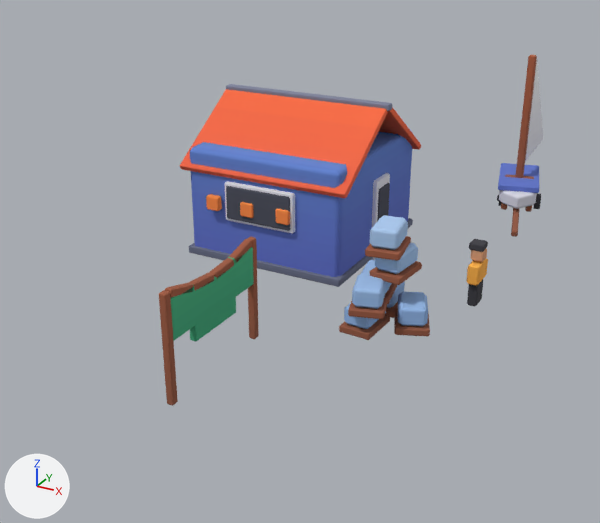
The glTF model public/assets/toycar/set-crab-pots.glb: old version first, new version second.
Rendered twice from a camera (50 mm lens) standing at (2.72, -6.5, 3.0) and looking at (-0.3, -1.01, 0.26). Arrows for +X, +Y and +Z are at lower left; the lights stay in place. The picture after the commit comes second. Vertices at exactly the same position are counted once.

The older version as bpy lines, for what is in view:
```python
me_anim_watch_r_22_d_70_fisher = bpy.data.meshes.new('anim_watch:r=22:d=70#fisher')
me_anim_watch_r_22_d_70_fisher.from_pydata(...)  # 96 vertices, 176 faces; spans x -0.07..0.055, y -0.12..0.12, z 0.0..0.53
me_anim_watch_r_22_d_70_fisher.materials.append(mat_colormap)  # picture img_colormap_png
me_landing = bpy.data.meshes.new('landing')
me_landing.from_pydata(...)  # 1166 vertices, 2132 faces; spans x -0.82..1.82, y -2.93..2.5, z -0.51..1.1
me_landing.materials.append(mat_colormap)  # picture img_colormap_png
ob_anim_watch_r_22_d_70_fisher = bpy.data.objects.new('anim_watch:r=22:d=70#fisher', me_anim_watch_r_22_d_70_fisher)
ob_anim_watch_r_22_d_70_fisher.location = (1.05, -0.55, 0.0)
ob_landing = bpy.data.objects.new('landing', me_landing)
ob_landing.location = (-0.8, 0.0, 0.5)
```
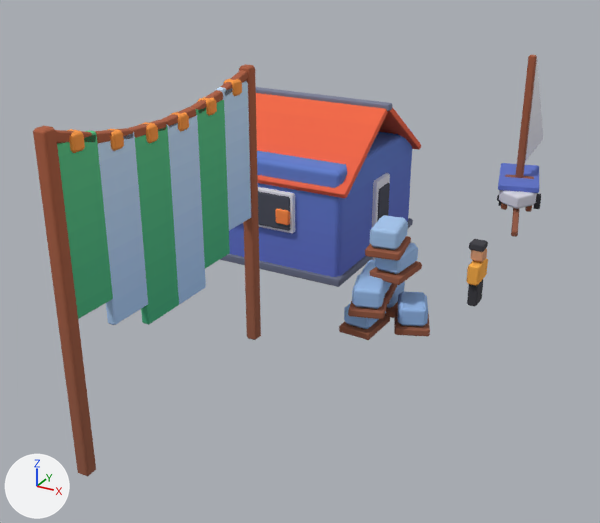
Boxes [x1, y1, x2, y2] around the edits, measured in the pictures (600 x 523 px; the box of a moved part takes in the faces that stretch with it):
```json
{"object": "landing", "change": "reshaped", "before": [159, 55, 543, 406], "after": [33, 55, 543, 476], "on screen": "33% wider, 20% taller"}
{"part": 1, "of": "me_landing", "change": "added", "after": [128, 120, 166, 138]}
{"part": 2, "of": "me_landing", "change": "added", "after": [95, 128, 133, 144]}
{"part": 3, "of": "me_landing", "change": "added", "after": [55, 130, 96, 143]}
{"part": 4, "of": "me_landing", "change": "added", "after": [169, 112, 189, 132]}
{"part": 5, "of": "me_landing", "change": "added", "after": [135, 125, 179, 325], "on screen": "green"}
{"part": 6, "of": "me_landing", "change": "added", "after": [139, 122, 158, 144]}
{"part": 7, "of": "me_landing", "change": "added", "after": [98, 132, 148, 325], "on screen": "blue"}
{"part": 8, "of": "me_landing", "change": "added", "after": [108, 129, 124, 151]}
{"part": 9, "of": "me_landing", "change": "added", "after": [57, 130, 113, 319], "on screen": "green"}
{"part": 10, "of": "me_landing", "change": "added", "after": [67, 129, 85, 153]}
{"part": 11, "of": "me_landing", "change": "moved or reshaped", "before": [159, 237, 259, 406], "after": [33, 64, 261, 476]}
{"part": 12, "of": "me_landing", "change": "surface changed", "before": [159, 84, 378, 405], "after": [33, 64, 378, 476]}
```

The change, as JSON lines over the scene's bpy script:
```json
{"block": "me_landing", "where": "# used by ob_landing; location = (-0.8, 0.0, 0.5)"}
{"op": "remove", "block": "me_landing", "code": "me_landing.from_pydata(...)  # 1166 vertices, 2132 faces; spans x -0.82..1.82, y -2.93..2.5, z -0.51..1.1"}
{"op": "add", "block": "me_landing", "code": "me_landing.from_pydata(...)  # 1406 vertices, 2572 faces; spans x -0.82..1.82, y -3.75..2.5, z -0.51..1.5"}
{"block": "me_landing", "change": "me_landing part 1: the loose piece of 24 vertices spanning x 0.57..0.63, y -2.64..-2.4, z 0.17..0.25 is copied, and the copy is scaled about its middle by (1, 1.25, 0.971), then moved by (0.0, -0.43, 1.11); it spans x 0.57..0.63, y -3.09..-2.8, z 1.28..1.35"}
{"block": "me_landing", "change": "me_landing part 2: the loose piece of 24 vertices spanning x 0.57..0.63, y -2.87..-2.63, z 0.19..0.31 is copied, and the copy is scaled about its middle by (1, 1.25, 0.875), then moved by (0.0, -0.48, 1.1); it spans x 0.57..0.63, y -3.38..-3.09, z 1.3..1.4"}
{"block": "me_landing", "change": "me_landing part 3: the loose piece of 24 vertices spanning x 0.57..0.63, y -2.87..-2.63, z 0.19..0.31 is copied, and the copy is scaled about its middle by (1, 1.25, 1.19), then moved by (0.0, -0.77, 1.16); it spans x 0.57..0.63, y -3.67..-3.38, z 1.35..1.48"}
{"block": "me_landing", "change": "me_landing part 4: a new loose piece of 24 vertices spanning x 0.55..0.65, y -2.7..-2.61, z 1.25..1.35, in mat_colormap (picture img_colormap_png)"}
{"block": "me_landing", "change": "me_landing part 5: a new loose piece of 24 vertices spanning x 0.57..0.63, y -3.1..-2.79, z 0.17..1.32, in mat_colormap (picture img_colormap_png)"}
{"block": "me_landing", "change": "me_landing part 6: a new loose piece of 24 vertices spanning x 0.55..0.65, y -2.99..-2.89, z 1.25..1.35, in mat_colormap (picture img_colormap_png)"}
{"block": "me_landing", "change": "me_landing part 7: a new loose piece of 24 vertices spanning x 0.57..0.63, y -3.39..-3.08, z 0.3..1.35, in mat_colormap (picture img_colormap_png)"}
{"block": "me_landing", "change": "me_landing part 8: a new loose piece of 24 vertices spanning x 0.55..0.65, y -3.28..-3.18, z 1.28..1.38, in mat_colormap (picture img_colormap_png)"}
{"block": "me_landing", "change": "me_landing part 9: a new loose piece of 24 vertices spanning x 0.57..0.63, y -3.68..-3.37, z 0.46..1.41, in mat_colormap (picture img_colormap_png)"}
{"block": "me_landing", "change": "me_landing part 10: a new loose piece of 24 vertices spanning x 0.55..0.65, y -3.58..-3.48, z 1.34..1.44, in mat_colormap (picture img_colormap_png)"}
{"block": "me_landing", "change": "me_landing part 11: 240 vertices moved from x 0.57..0.63, y -2.93..-1.87, z -0.5..0.31 to x 0.55..0.65, y -3.75..-1.86, z -0.5..1.5"}
{"block": "me_landing", "change": "me_landing part 12: 960 kept faces spanning x -0.82..1.59, y -3.75..2.5, z -0.48..1.5 get new texture (UV) coordinates"}
```
